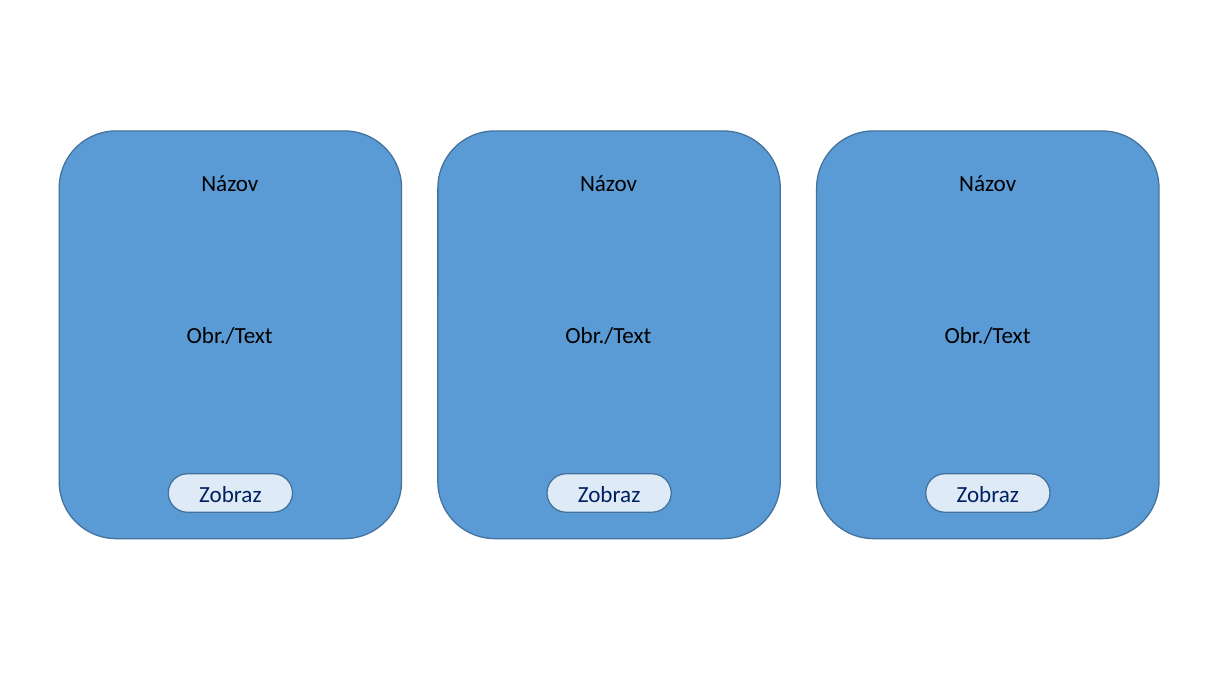
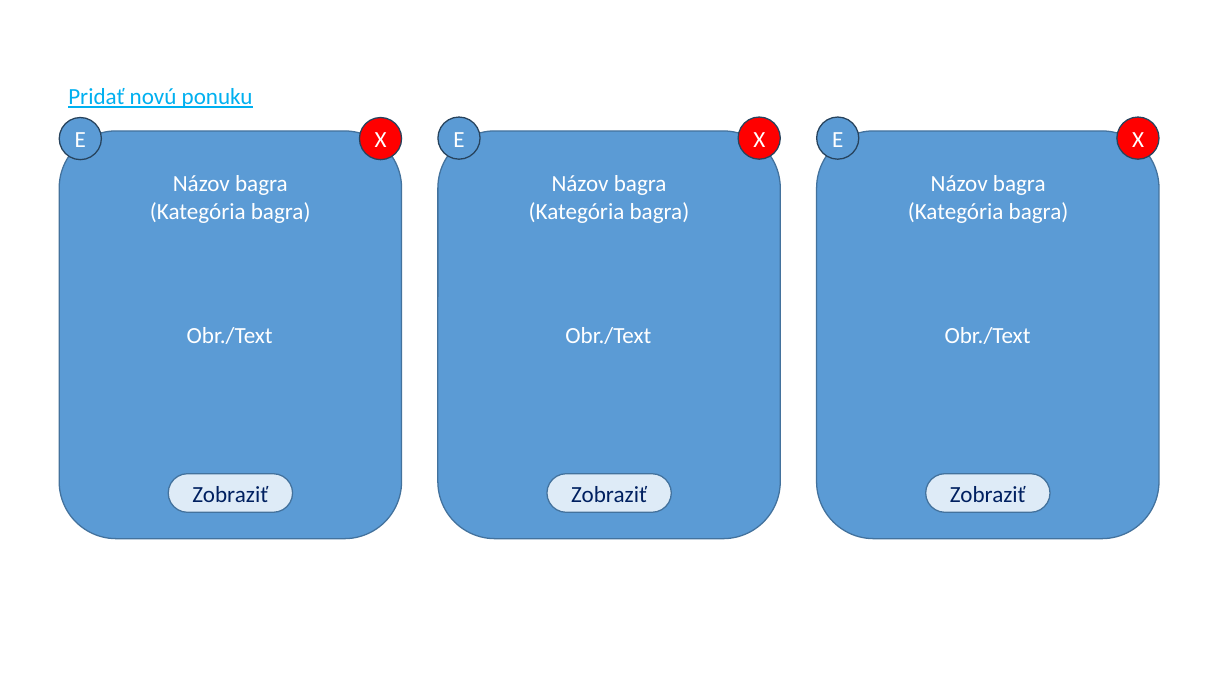
Before and after one commit to milantru/ServIS, a slide deck: slide 2 of docs/B-Servis WebApp UI koncept.pptx. Drawn at 1232x693 pixels with LibreOffice and Linux fonts; fonts in the diff are those of the drawing. Boxes give left, top, right and bottom in pixels: in the first picture for what was removed or moved away, otherwise in the second. Text is boxed around its words. In the diff, an @@ line names an element or a change of style, - is before the commit and + after.

```diff
--- a/docs/B-Servis WebApp UI koncept.pptx
+++ b/docs/B-Servis WebApp UI koncept.pptx
@@ text added at box(68, 88, 253, 108), 18 pt, text #00B0F0, underline @@
+Pridať novú ponuku
@@ ellipse added at box(59, 117, 102, 160), fill #5B9BD5, outline #28445D 1 pt, 18 pt, text #FFFFFF @@
+E
@@ ellipse added at box(360, 117, 402, 160), fill #FF0000, outline #28445D 1 pt, 18 pt, text #FFFFFF @@
+X
@@ ellipse added at box(438, 117, 481, 160), fill #5B9BD5, outline #28445D 1 pt, 18 pt, text #FFFFFF @@
+E
@@ ellipse added at box(738, 117, 781, 160), fill #FF0000, outline #28445D 1 pt, 18 pt, text #FFFFFF @@
+X
@@ ellipse added at box(817, 117, 860, 160), fill #5B9BD5, outline #28445D 1 pt, 18 pt, text #FFFFFF @@
+E
@@ ellipse added at box(1117, 117, 1160, 160), fill #FF0000, outline #28445D 1 pt, 18 pt, text #FFFFFF @@
+X
@@ text at box(150, 175, 311, 223): text changed; text colour #000000 to #FFFFFF @@
-Názov
+Názov bagra
+(Kategória bagra)
@@ text at box(529, 175, 690, 223): text changed; text colour #000000 to #FFFFFF @@
-Názov
+Názov bagra
+(Kategória bagra)
@@ text at box(908, 175, 1069, 223): text changed; text colour #000000 to #FFFFFF @@
-Názov
+Názov bagra
+(Kategória bagra)
@@ text colour #000000 to #FFFFFF in 3 elements at box(187, 327, 273, 344), box(565, 327, 651, 344), box(945, 327, 1031, 344) @@
@@ text in rounded rectangle at box(192, 486, 268, 502): text changed @@
-Zobraz
+Zobraziť
@@ text in rounded rectangle at box(571, 486, 647, 502): text changed @@
-Zobraz
+Zobraziť
@@ text in rounded rectangle at box(950, 486, 1026, 502): text changed @@
-Zobraz
+Zobraziť
```
Also in this commit, not shown: 6 other slides changed, 30 slides added, 25 slides removed, 47 other files.
